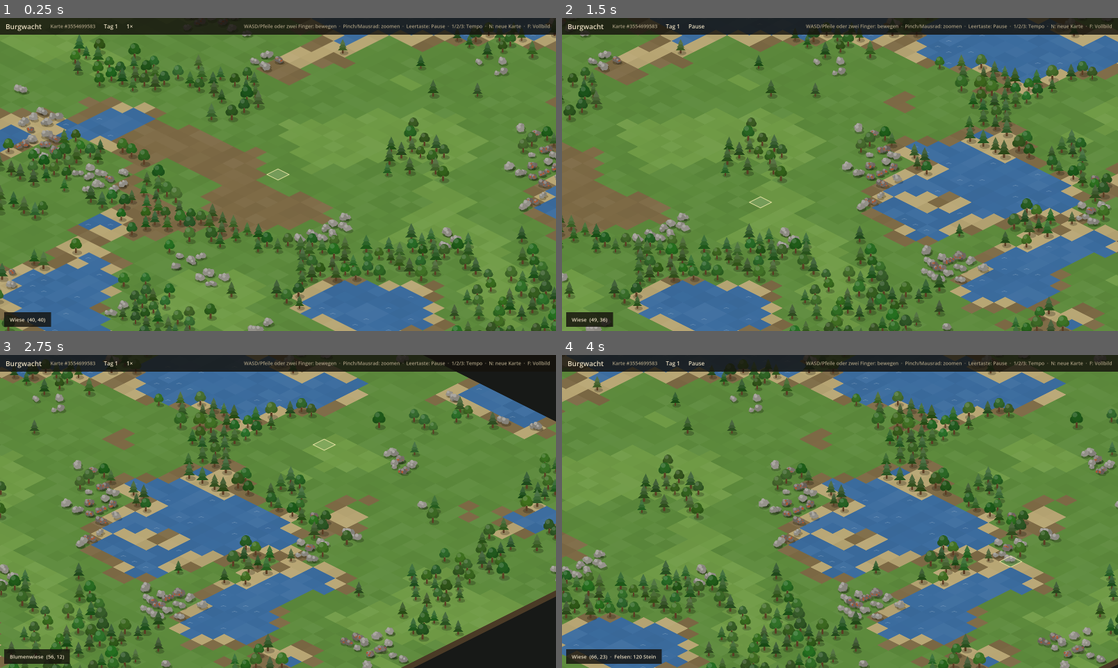
Above: before the commit, frames 1-4 (two rows, left to right).
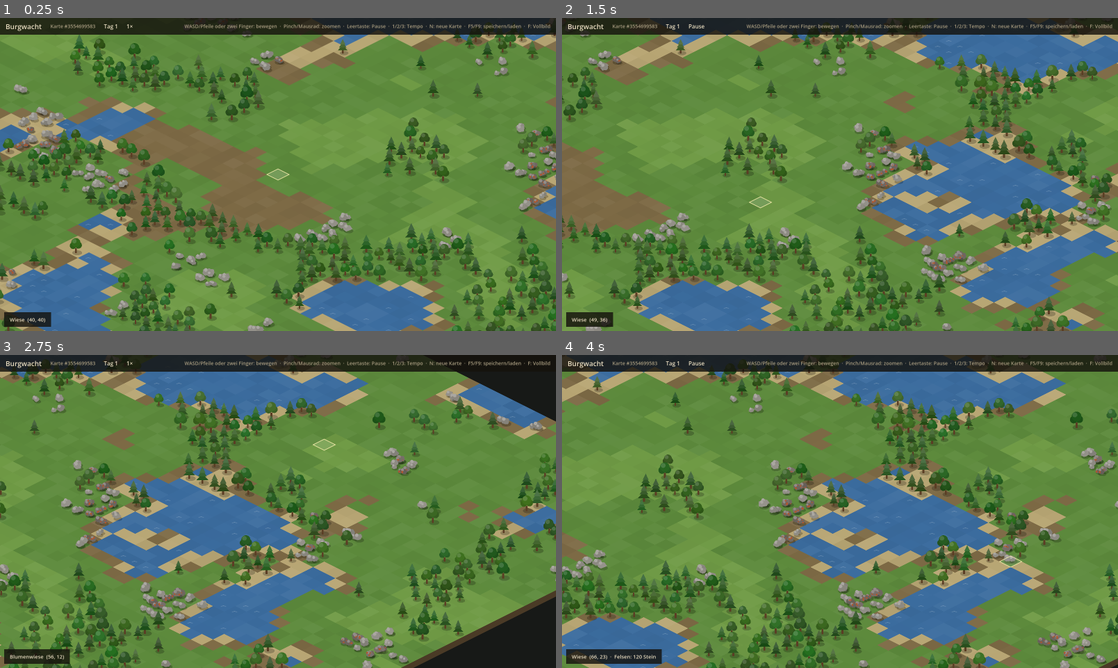
Above: after the commit, the same moments.

Repository: GwydionBr/burgwacht
Game: Godot game, scene res://scenes/main.tscn
Same seed, same stepped clock (60 frames per second), same inputs: the game is played once before the commit and once after it.
Inputs (mouse positions are in pixels of both pictures, inside the frame that each line leads up to):
- Up to frame 1 (0.25 s): no input
- Up to frame 2 (1.5 s): tap Enter at 0.5 s; move the mouse to (962, 158) at 0.52 s; hold D 0.53-1.25 s; tap F at 0.6 s; click (962, 158) at 0.67 s; tap Space at 0.77 s; drag from (728, 190) to (812, 237) at 1.27 s
- Up to frame 3 (2.75 s): tap Space at 2 s; move the mouse to (333, 442) at 2.02 s; hold D from 2.03 s (still down); tap 1 at 2.1 s; tap F at 2.3 s
- Up to frame 4 (4 s): release D at 2.75 s; drag from (812, 574) to (673, 464) at 2.77 s; tap Enter at 3.5 s; move the mouse to (1006, 558) at 3.52 s; hold A from 3.53 s (still down); tap 3 at 3.6 s; tap Space at 3.77 s; tap F at 3.8 s

The runs differ from the first frame. In frame 1, 0.5% of the frame differs, in the area x 33-99%, y 2-4%; in frame 2, 0.5%; in frame 3, 0.5%; in frame 4, 0.5%.

Commit message:
Spielwelt speichern und laden (#6)
GameWorld.to_data()/from_data() wandeln den ganzen Zustand in reine Daten
mit Formatversion um und zurück: Szenario, Seed, Takt, Gelände, Vorkommen
und Zustand des Zufallsgenerators. Unbekannte Versionen lehnt
GameWorld.data_error() mit deutscher Meldung ab. Tests prüfen gleichen
Zustand und gleichen weiteren Verlauf nach dem Laden. F5 speichert schnell
nach user://quicksave.sav, F9 lädt; das HUD zeigt eine kurze Meldung.

Co-Authored-By: Claude Opus 5.5 (1M context) <noreply@anthropic.com>

Diff:
--- a/src/core/deposit.gd
+++ b/src/core/deposit.gd
@@ -14,3 +14,17 @@
 	deposit.amount = int(GameDefs.get_instance().deposits[type_id]["amount"])
 	deposit.variant = rng.randi()
 	return deposit
+
+
+## Als reine Daten für den Spielstand (ohne Kachel – die gehört der Karte).
+func to_data() -> Dictionary:
+	return {"type": type, "amount": amount, "variant": variant}
+
+
+## Gegenstück zu to_data().
+static func from_data(data: Dictionary) -> Deposit:
+	var deposit := Deposit.new()
+	deposit.type = str(data["type"])
+	deposit.amount = int(data["amount"])
+	deposit.variant = int(data["variant"])
+	return deposit
--- a/src/core/game_world.gd
+++ b/src/core/game_world.gd
@@ -10,6 +10,8 @@
 
 ## Ein Tag dauert 600 Takte (bei 1× eine Minute).
 const TICKS_PER_DAY := 600
+## Formatversion des Spielstands; bei jeder inkompatiblen Änderung erhöhen.
+const SAVE_VERSION := 1
 
 var map: MapData
 
@@ -26,11 +28,48 @@
 	var world := GameWorld.new()
 	world._scenario_id = scenario.id
 	world._seed = world_seed
-	world.map = MapGenerator.generate(world_seed, scenario.map_size.x, scenario.map_size.y)
-	world.map.deposit_added.connect(world.deposit_added.emit)
-	world.map.deposit_removed.connect(world.deposit_removed.emit)
+	world._set_map(MapGenerator.generate(world_seed, scenario.map_size.x, scenario.map_size.y))
 	# Eigener Zufall, getrennt von dem der Kartenerzeugung.
 	world._rng.seed = hash([world_seed, "world"])
+	return world
+
+
+## Der gesamte Zustand als reine Daten (Dictionaries, Arrays, Zahlen, Texte) – ohne
+## Darstellung. from_data() stellt daraus eine Spielwelt her, die genauso weiterläuft.
+func to_data() -> Dictionary:
+	return {
+		"version": SAVE_VERSION,
+		"scenario": _scenario_id,
+		"seed": _seed,
+		"tick": _tick,
+		"rng": {"seed": _rng.seed, "state": _rng.state},
+		"map": map.to_data(),
+	}
+
+
+## Leer, wenn die Formatversion passt, sonst der Grund auf Deutsch.
+## Prüft nur die Version – die Daten selbst stammen aus to_data().
+static func data_error(data: Dictionary) -> String:
+	if not data.has("version"):
+		return "Das ist kein Spielstand (Formatversion fehlt)."
+	if data["version"] != SAVE_VERSION:
+		return "Spielstand hat Formatversion %s, unterstützt wird nur %d." % [str(data["version"]), SAVE_VERSION]
+	return ""
+
+
+## Spielwelt aus den Daten von to_data(); null, wenn data_error() etwas meldet.
+static func from_data(data: Dictionary) -> GameWorld:
+	if data_error(data) != "":
+		return null
+	var world := GameWorld.new()
+	world._scenario_id = str(data["scenario"])
+	world._seed = int(data["seed"])
+	world._tick = int(data["tick"])
+	var rng_data: Dictionary = data["rng"]
+	# Erst der Seed (setzt den Zustand zurück), dann der gespeicherte Zustand.
+	world._rng.seed = int(rng_data["seed"])
+	world._rng.state = int(rng_data["state"])
+	world._set_map(MapData.from_data(data["map"]))
 	return world
 
 
@@ -58,6 +97,12 @@
 @warning_ignore("integer_division")
 func get_day() -> int:
 	return _tick / TICKS_PER_DAY + 1
+
+
+func _set_map(new_map: MapData) -> void:
+	map = new_map
+	map.deposit_added.connect(deposit_added.emit)
+	map.deposit_removed.connect(deposit_removed.emit)
 
 
 ## Vorkommen mit "spread" in den Daten (z. B. Bäume) breiten sich in ihrem Rhythmus aus:
--- a/src/core/map_data.gd
+++ b/src/core/map_data.gd
@@ -59,5 +59,23 @@
 	return in_bounds(tile) and _terrain_def(tile)["buildable"] and not deposits.has(tile)
 
 
+## Als reine Daten für den Spielstand. Vorkommen als Liste in ihrer Reihenfolge,
+## damit nach dem Laden alles in derselben Reihenfolge durchlaufen wird.
+func to_data() -> Dictionary:
+	var deposit_list: Array[Dictionary] = []
+	for tile: Vector2i in deposits:
+		deposit_list.append({"x": tile.x, "y": tile.y, "deposit": deposits[tile].to_data()})
+	return {"width": width, "height": height, "terrain": _terrain.duplicate(), "deposits": deposit_list}
+
+
+## Gegenstück zu to_data(); meldet dabei keine Signale.
+static func from_data(data: Dictionary) -> MapData:
+	var map := MapData.new(int(data["width"]), int(data["height"]))
+	map._terrain = PackedStringArray(data["terrain"])
+	for entry: Dictionary in data["deposits"]:
+		map.deposits[Vector2i(int(entry["x"]), int(entry["y"]))] = Deposit.from_data(entry["deposit"])
+	return map
+
+
 func _terrain_def(tile: Vector2i) -> Dictionary:
 	return GameDefs.get_instance().terrain[get_terrain(tile)]
--- a/src/main.gd
+++ b/src/main.gd
@@ -7,6 +7,10 @@
 ##   --seed=123            feste Karte, überschreibt den Seed des Szenarios
 ##   --days=3              Spielwelt vorab so viele Tage laufen lassen (für Screenshots)
 ##   --screenshot=pfad.png Bild speichern und beenden (für Tests/Entwicklung)
+##
+## F5 speichert schnell, F9 lädt diesen Spielstand (bis es ein Menü gibt).
+
+const QUICKSAVE_PATH := "user://quicksave.sav"
 
 var world: GameWorld
 
@@ -60,13 +64,22 @@
 			_clock.toggle_pause()
 		KEY_1, KEY_2, KEY_3:
 			_clock.set_speed(GameClock.SPEEDS[key.keycode - KEY_1])
+		KEY_F5:
+			_quick_save()
+		KEY_F9:
+			_quick_load()
 		KEY_F:
 			var window := get_window()
 			window.mode = Window.MODE_WINDOWED if window.mode == Window.MODE_FULLSCREEN else Window.MODE_FULLSCREEN
 
 
 func _new_world(world_seed: int) -> void:
-	world = GameWorld.create(_scenario, world_seed)
+	_show_world(GameWorld.create(_scenario, world_seed))
+
+
+## Verbindet eine Spielwelt mit Takt, Darstellung und HUD; alte Darstellung fliegt raus.
+func _show_world(new_world: GameWorld) -> void:
+	world = new_world
 	world.deposit_added.connect(_on_deposit_added)
 	world.deposit_removed.connect(_on_deposit_removed)
 	world.day_started.connect(_hud.show_day)
@@ -82,9 +95,41 @@
 
 	_camera.bounds = Iso.map_bounds(map.width, map.height)
 	_camera.focus_on(Iso.tile_to_world(map.center()))
-	_hud.set_seed(world_seed)
+	_hud.set_seed(world.get_seed())
 	_hud.show_day(world.get_day())
 	_update_hover()
+
+
+func _quick_save() -> void:
+	var file := FileAccess.open(QUICKSAVE_PATH, FileAccess.WRITE)
+	if file == null:
+		_hud.show_message("Speichern fehlgeschlagen: %s" % error_string(FileAccess.get_open_error()))
+		return
+	file.store_var(world.to_data())
+	file.close()
+	_hud.show_message("Gespeichert (Tag %d)" % world.get_day())
+
+
+func _quick_load() -> void:
+	if not FileAccess.file_exists(QUICKSAVE_PATH):
+		_hud.show_message("Noch kein Spielstand – erst mit F5 speichern")
+		return
+	var file := FileAccess.open(QUICKSAVE_PATH, FileAccess.READ)
+	var data: Variant = file.get_var() if file != null else null
+	if not data is Dictionary:
+		_hud.show_message("Spielstand ist beschädigt")
+		return
+	var error := GameWorld.data_error(data)
+	if error != "":
+		_hud.show_message(error)
+		return
+	var loaded := GameWorld.from_data(data)
+	# Neue Karte (N) danach im Szenario des Spielstands.
+	var scenario := Scenario.load_named(loaded.get_scenario_id())
+	if scenario.error == "":
+		_scenario = scenario
+	_show_world(loaded)
+	_hud.show_message("Geladen (Tag %d)" % world.get_day())
 
 
 func _add_deposit_view(tile: Vector2i) -> void:
--- a/src/ui/hud.gd
+++ b/src/ui/hud.gd
@@ -6,11 +6,15 @@
 const PANEL_COLOR := Color(0.08, 0.07, 0.05, 0.82)
 const TEXT_COLOR := Color("#e8dcc0")
 const HINT_COLOR := Color("#a89c80")
+## So lange bleibt eine Meldung (z. B. „Gespeichert“) stehen, in Sekunden.
+const MESSAGE_SECONDS := 3.0
 
 var _info_label: Label
 var _seed_label: Label
 var _day_label: Label
 var _speed_label: Label
+var _message_label: Label
+var _message_timer: Timer
 var _info_panel: PanelContainer
 
 
@@ -27,12 +31,18 @@
 	row.add_child(_day_label)
 	_speed_label = _make_label("", TEXT_COLOR, 16)
 	row.add_child(_speed_label)
+	_message_label = _make_label("", TEXT_COLOR, 16)
+	row.add_child(_message_label)
+	_message_timer = Timer.new()
+	_message_timer.one_shot = true
+	_message_timer.timeout.connect(func() -> void: _message_label.text = "")
+	add_child(_message_timer)
 	var spacer := Control.new()
 	spacer.size_flags_horizontal = Control.SIZE_EXPAND_FILL
 	row.add_child(spacer)
 	row.add_child(_make_label(
 		"WASD/Pfeile oder zwei Finger: bewegen  ·  Pinch/Mausrad: zoomen  ·  Leertaste: Pause  ·  1/2/3: Tempo"
-		+ "  ·  N: neue Karte  ·  F: Vollbild",
+		+ "  ·  N: neue Karte  ·  F5/F9: speichern/laden  ·  F: Vollbild",
 		HINT_COLOR, 14))
 	add_child(bar)
 
@@ -55,6 +65,12 @@
 
 func show_speed(speed: int, paused: bool) -> void:
 	_speed_label.text = "Pause" if paused else "%d×" % speed
+
+
+## Kurze Meldung in der Titelleiste, verschwindet nach MESSAGE_SECONDS.
+func show_message(text: String) -> void:
+	_message_label.text = text
+	_message_timer.start(MESSAGE_SECONDS)
 
 
 func show_tile_info(text: String) -> void:
--- a/tests/test_case.gd
+++ b/tests/test_case.gd
@@ -32,6 +32,23 @@
 	return _run_world(GameWorld.create(_load_test_scenario(scenario_id), world_seed), ticks)
 
 
+## Alles, was eine Spielwelt bisher ausmacht, als vergleichbare Daten
+## (Vorkommen nach Kachel sortiert).
+func world_snapshot(world: GameWorld) -> Dictionary:
+	var map := world.map
+	var terrain: Array[String] = []
+	for y in map.height:
+		for x in map.width:
+			terrain.append(map.get_terrain(Vector2i(x, y)))
+	var deposits: Array[Array] = []
+	var tiles: Array[Vector2i] = map.deposits.keys()
+	tiles.sort()
+	for tile: Vector2i in tiles:
+		var deposit := map.deposits[tile]
+		deposits.append([tile, deposit.type, deposit.amount, deposit.variant])
+	return {"tick": world.get_tick(), "size": Vector2i(map.width, map.height), "terrain": terrain, "deposits": deposits}
+
+
 func _load_test_scenario(scenario_id: String) -> Scenario:
 	var scenario := Scenario.load_named(scenario_id, TEST_SCENARIO_DIR)
 	assert(scenario.error == "", scenario.error)
--- a/tests/test_game_world.gd
+++ b/tests/test_game_world.gd
@@ -12,22 +12,6 @@
 func _run(world: GameWorld, ticks: int) -> void:
 	for i in ticks:
 		world.step()
-
-
-## Alles, was eine Spielwelt bisher ausmacht, als vergleichbare Daten.
-func _snapshot(world: GameWorld) -> Dictionary:
-	var map := world.map
-	var terrain: Array[String] = []
-	for y in map.height:
-		for x in map.width:
-			terrain.append(map.get_terrain(Vector2i(x, y)))
-	var deposits: Array[Array] = []
-	var tiles := map.deposits.keys()
-	tiles.sort()
-	for tile: Vector2i in tiles:
-		var deposit := map.deposits[tile]
-		deposits.append([tile, deposit.type, deposit.amount, deposit.variant])
-	return {"tick": world.get_tick(), "terrain": terrain, "deposits": deposits}
 
 
 func test_new_world_starts_at_tick_zero_on_day_one() -> void:
@@ -92,11 +76,11 @@
 	var ticks := GameWorld.TICKS_PER_DAY * 3 + 17
 	var first := run_scenario_with_seed("tiny", ticks, 99)
 	var second := run_scenario_with_seed("tiny", ticks, 99)
-	assert_eq(_snapshot(first), _snapshot(second), "Spielwelt nach %d Takten:" % ticks)
+	assert_eq(world_snapshot(first), world_snapshot(second), "Spielwelt nach %d Takten:" % ticks)
 
 
 func test_different_seeds_give_different_worlds() -> void:
-	assert_true(_snapshot(_make_world_with_seed(1)) != _snapshot(_make_world_with_seed(2)), "Seeds 1 und 2 sollten verschiedene Karten ergeben")
+	assert_true(world_snapshot(_make_world_with_seed(1)) != world_snapshot(_make_world_with_seed(2)), "Seeds 1 und 2 sollten verschiedene Karten ergeben")
 
 
 func test_deposit_removed_is_reported_by_world() -> void:
--- /dev/null
+++ b/tests/test_save_load.gd
@@ -0,0 +1,65 @@
+extends TestCase
+## Spielwelt in Daten umwandeln und daraus wiederherstellen (ADR 0002).
+
+
+## Wie beim Speichern in eine Datei: nur reine Daten überstehen das.
+func _through_bytes(data: Dictionary) -> Dictionary:
+	return bytes_to_var(var_to_bytes(data))
+
+
+func _reload(world: GameWorld) -> GameWorld:
+	return GameWorld.from_data(_through_bytes(world.to_data()))
+
+
+func test_save_and_load_gives_same_state() -> void:
+	var world := run_scenario_with_seed("tiny", GameWorld.TICKS_PER_DAY * 2 + 13, 99)
+	var loaded := _reload(world)
+	assert_eq(loaded.get_scenario_id(), "tiny", "Szenario:")
+	assert_eq(loaded.get_seed(), 99, "Seed:")
+	assert_eq(world_snapshot(loaded), world_snapshot(world), "Zustand nach dem Laden:")
+
+
+func test_loaded_world_continues_exactly_like_unsaved_one() -> void:
+	var ticks_after := GameWorld.TICKS_PER_DAY * 5
+	var original := run_scenario_with_seed("tiny", GameWorld.TICKS_PER_DAY * 2 + 13, 99)
+	var loaded := _reload(original)
+	var trees_before := original.map.deposits.size()
+	var added_original: Array[Vector2i] = []
+	var added_loaded: Array[Vector2i] = []
+	original.deposit_added.connect(func(tile: Vector2i) -> void: added_original.append(tile))
+	loaded.deposit_added.connect(func(tile: Vector2i) -> void: added_loaded.append(tile))
+	for i in ticks_after:
+		original.step()
+		loaded.step()
+	assert_true(original.map.deposits.size() > trees_before, "Es sollten Bäume nachwachsen")
+	assert_eq(added_loaded, added_original, "Nachgewachsene Bäume (gemeldet):")
+	assert_eq(world_snapshot(loaded), world_snapshot(original), "Zustand nach weiteren %d Takten:" % ticks_after)
+	# Auch Zufallsgenerator und Reihenfolge der Vorkommen laufen gleich weiter.
+	assert_eq(loaded.to_data(), original.to_data(), "Daten nach weiteren %d Takten:" % ticks_after)
+
+
+func test_loaded_world_reports_new_day() -> void:
+	var loaded := _reload(run_scenario("tiny", GameWorld.TICKS_PER_DAY - 1))
+	var days: Array[int] = []
+	loaded.day_started.connect(func(day: int) -> void: days.append(day))
+	loaded.step()
+	assert_eq(days, [2] as Array[int], "Gemeldete Tage:")
+
+
+func test_saved_data_carries_format_version() -> void:
+	var data := run_scenario("tiny", 0).to_data()
+	assert_eq(data.get("version"), GameWorld.SAVE_VERSION, "Formatversion:")
+	assert_eq(GameWorld.data_error(data), "", "Fehler bei eigenen Daten:")
+
+
+func test_unknown_format_version_is_rejected_in_german() -> void:
+	var data := run_scenario("tiny", 0).to_data()
+	data["version"] = GameWorld.SAVE_VERSION + 1
+	var expected := "Spielstand hat Formatversion %d, unterstützt wird nur %d." % [GameWorld.SAVE_VERSION + 1, GameWorld.SAVE_VERSION]
+	assert_eq(GameWorld.data_error(data), expected, "Fehler:")
+	assert_eq(GameWorld.from_data(data), null, "Spielwelt aus unbekannter Version:")
+
+
+func test_data_without_version_is_rejected() -> void:
+	assert_eq(GameWorld.data_error({"foo": 1}), "Das ist kein Spielstand (Formatversion fehlt).", "Fehler:")
+	assert_eq(GameWorld.from_data({}), null, "Spielwelt aus leeren Daten:")
Not shown, added: tests/test_save_load.gd.uid
Not shown, changed: README.md
Not shown, changed: docs/architecture.md
